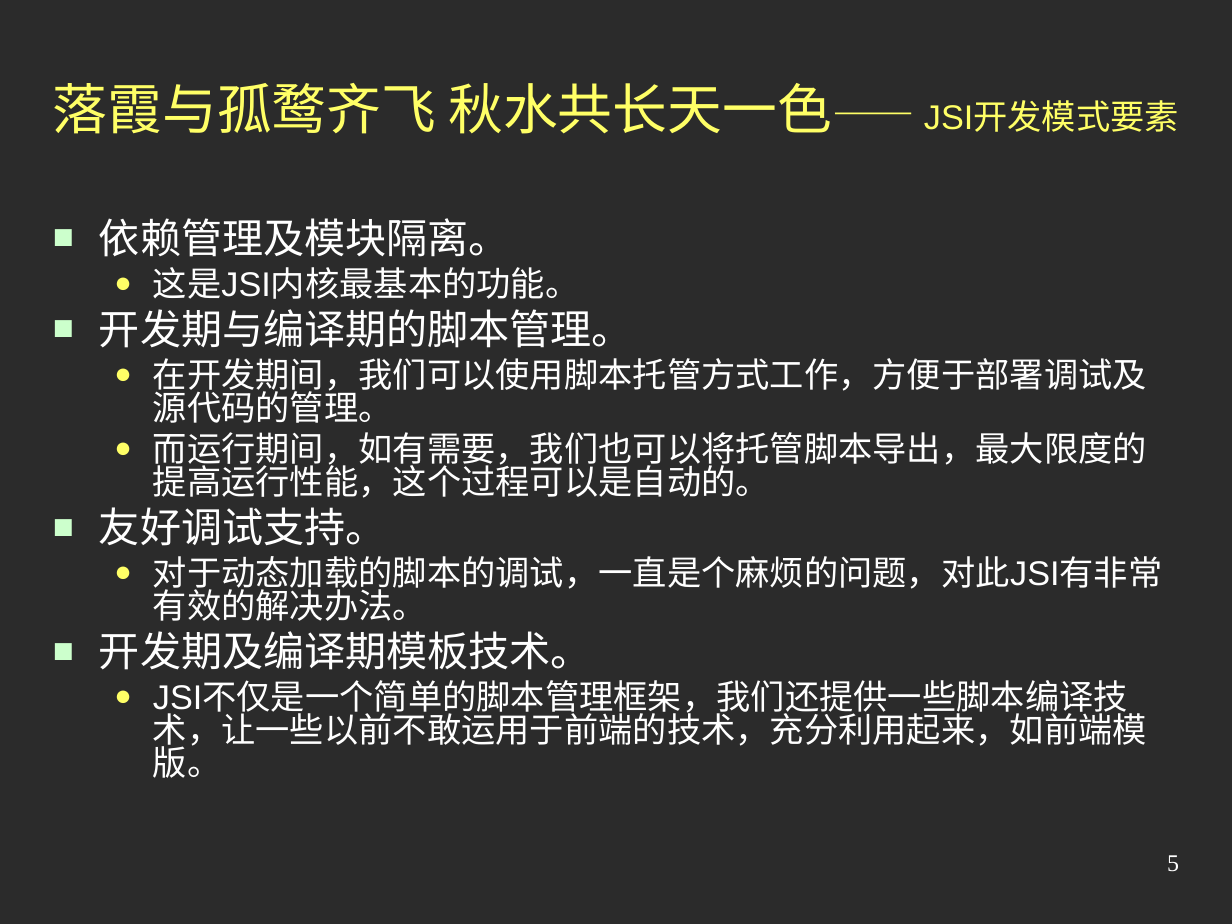
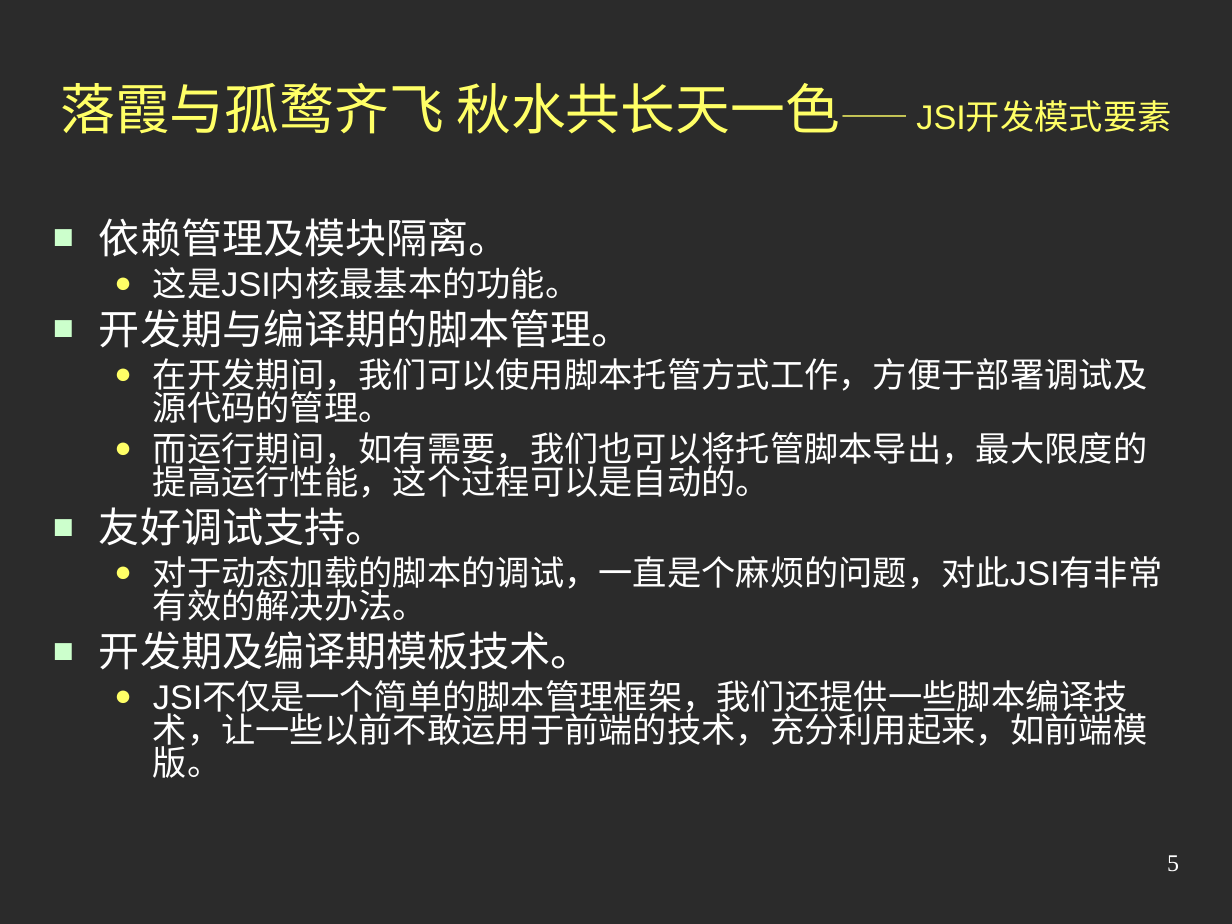
Before and after one commit to jindw/jsi, a slide deck: slide 5 of trunk/JSI2/web/doc/Preview2.ppt. Drawn at 1232x924 pixels with LibreOffice and Linux fonts; fonts in the diff are those of the drawing; background and template pictures are left out; a plain dark background stands for a picture behind light text. Boxes give left, top, right and bottom in pixels: in the first picture for what was removed or moved away, otherwise in the second. Text is boxed around its words. In the diff, an @@ line names an element or a change of style, - is before the commit and + after.

```diff
--- a/trunk/JSI2/web/doc/Preview2.ppt
+++ b/trunk/JSI2/web/doc/Preview2.ppt
@@ title "落霞与孤鹜齐飞 秋水共长天一色—— JSI开发模式要素" at (60, 83, 1171, 134): size 24 to 20 pt in "秋水共长天一色——" @@
```
Also in this commit, not shown: 1 other slide changed, 1 slide added.
